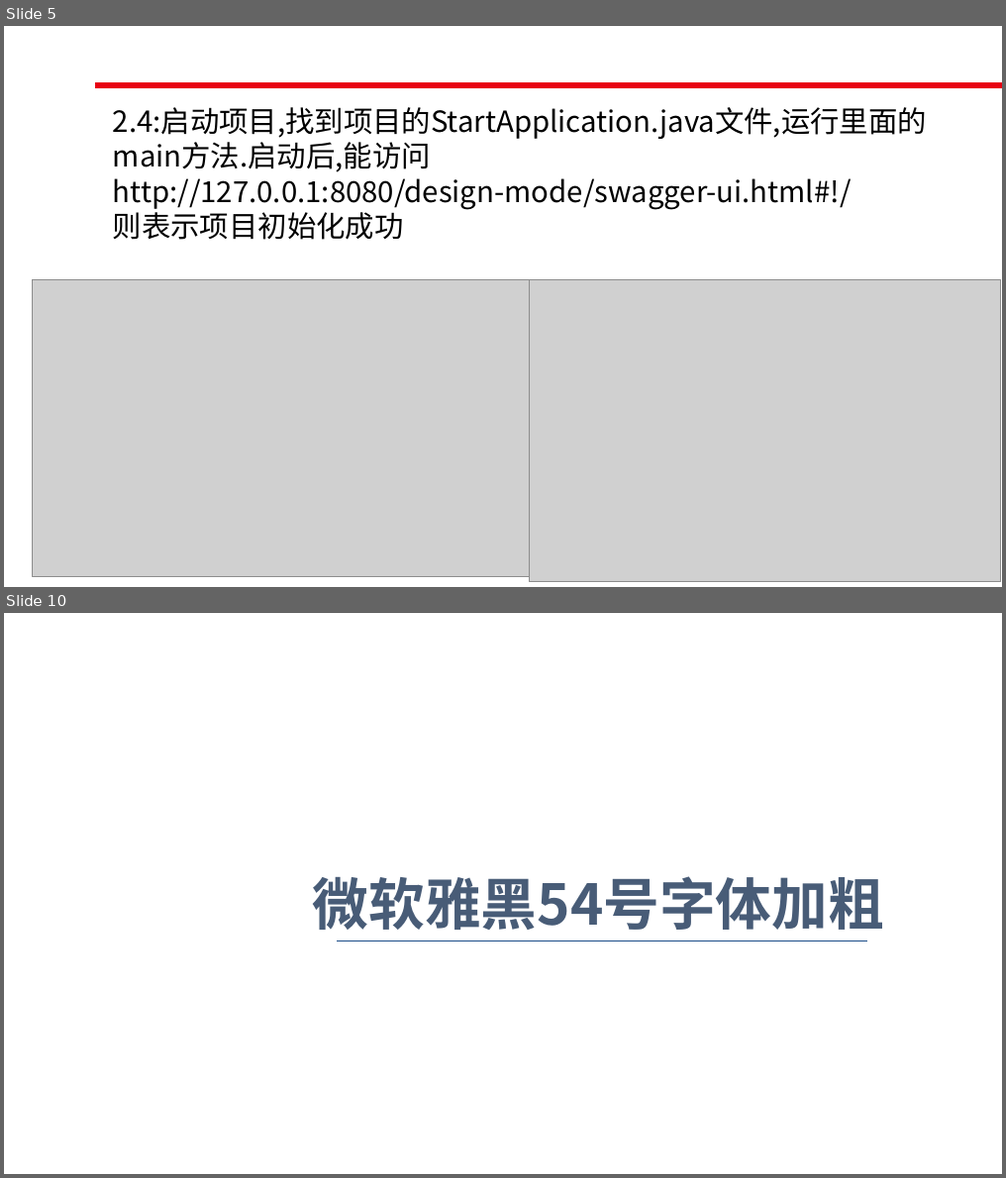
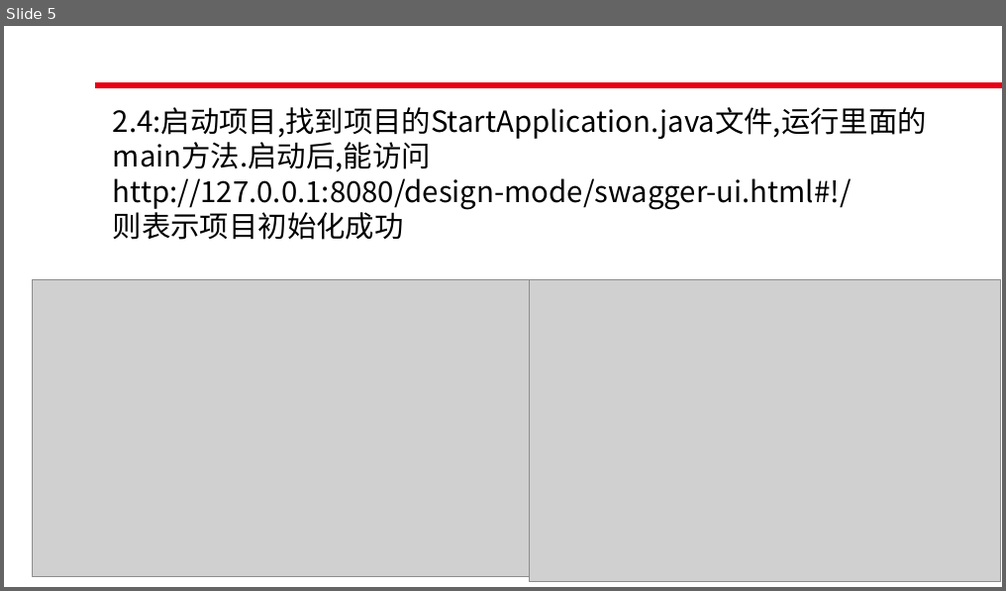
Before and after one commit to roet80736/JAVADesignMode, a slide deck: JAVA设计模式初级入门.pptx. Shown one above the other, each under a label of ours: slides 5 and 10 before the commit, slide 5 after it; the slides between them are not shown. The pictures are 1006x1178 and 1006x591 pixels, drawn with LibreOffice and Linux fonts; fonts in the diff are those of the drawing; grey boxes stand for pictures; background and template pictures are left out. Boxes give left, top, right and bottom in pixels: in the first picture for what was removed or moved away, otherwise in the second. Text is boxed around its words. In the diff, an @@ line names an element or a change of style, - is before the commit and + after.

```diff
--- a/JAVA设计模式初级入门.pptx
+++ b/JAVA设计模式初级入门.pptx
@@ slide 10 removed at (4,613,1002,1174), background #FFFFFF @@
@@ text removed at (313,876,884,930) @@
-微软雅黑54号字体加粗
@@ line removed from (338, 941) to (868, 941) @@
```
Also in this commit, not shown: 10 slides added, 6 other slides removed, 10 other files.
